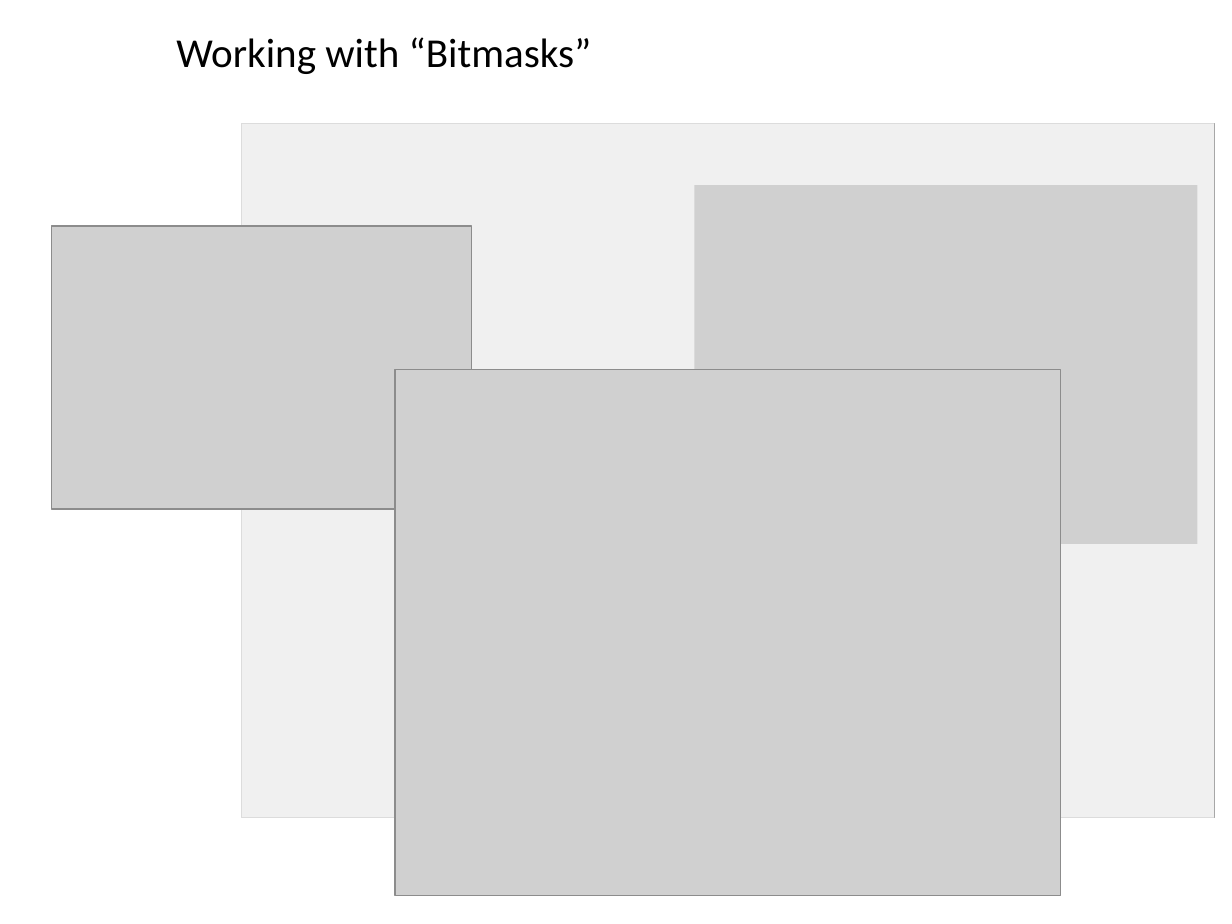
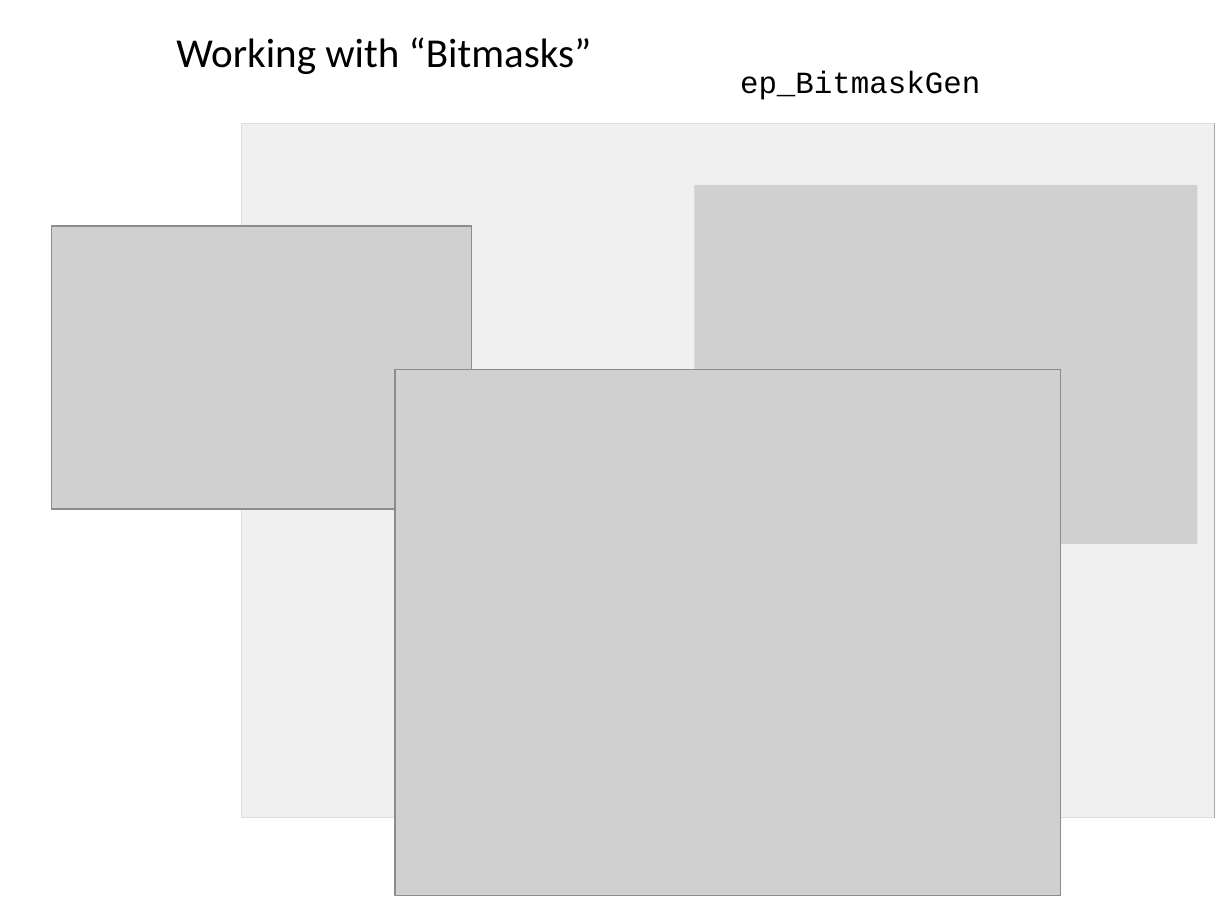
Before and after one commit to dstolz/epsych, a slide deck: slide 31 of Intro_to_ElectroPsych_Toolbox.pptx (slide 32 before the commit). Drawn at 1232x924 pixels with LibreOffice and Linux fonts; fonts in the diff are those of the drawing; grey boxes stand for pictures. Boxes give left, top, right and bottom in pixels: in the first picture for what was removed or moved away, otherwise in the second. Text is boxed around its words. In the diff, an @@ line names an element or a change of style, - is before the commit and + after.

```diff
--- a/Intro_to_ElectroPsych_Toolbox.pptx
+++ b/Intro_to_ElectroPsych_Toolbox.pptx
@@ text added at [740, 71, 980, 100], 18 pt, text #000000 @@
+ep_BitmaskGen
```
Also in this commit, not shown: 2 other slides changed, 3 slides added, 4 slides removed, 53 other files.
